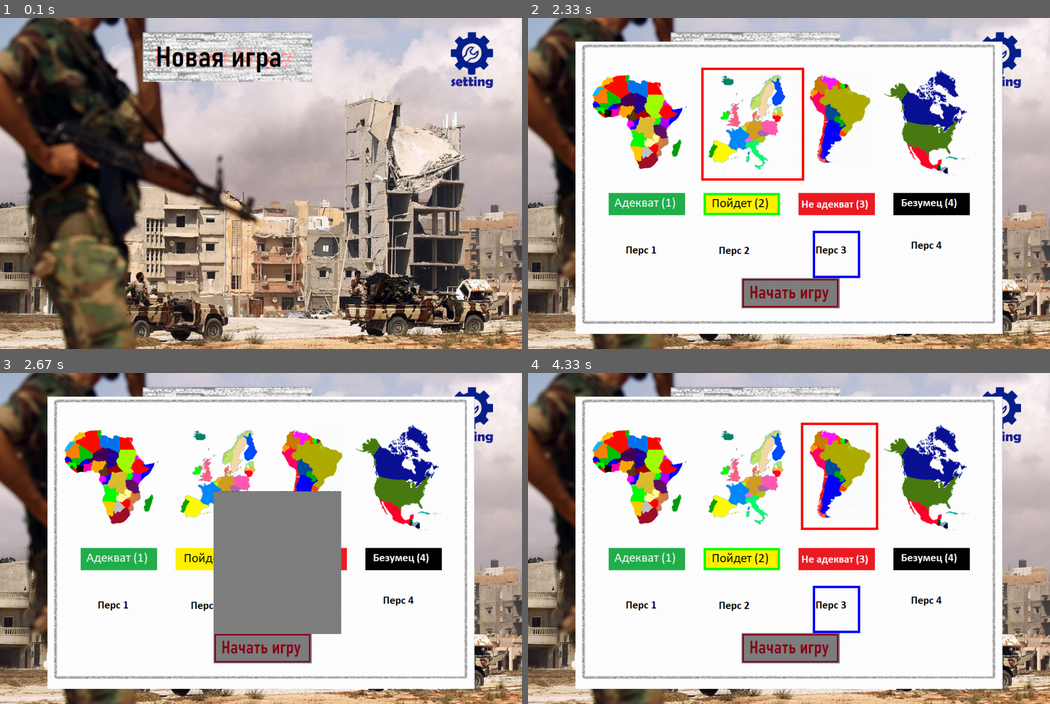
Above: before the commit, frames 1-4 (two rows, left to right).
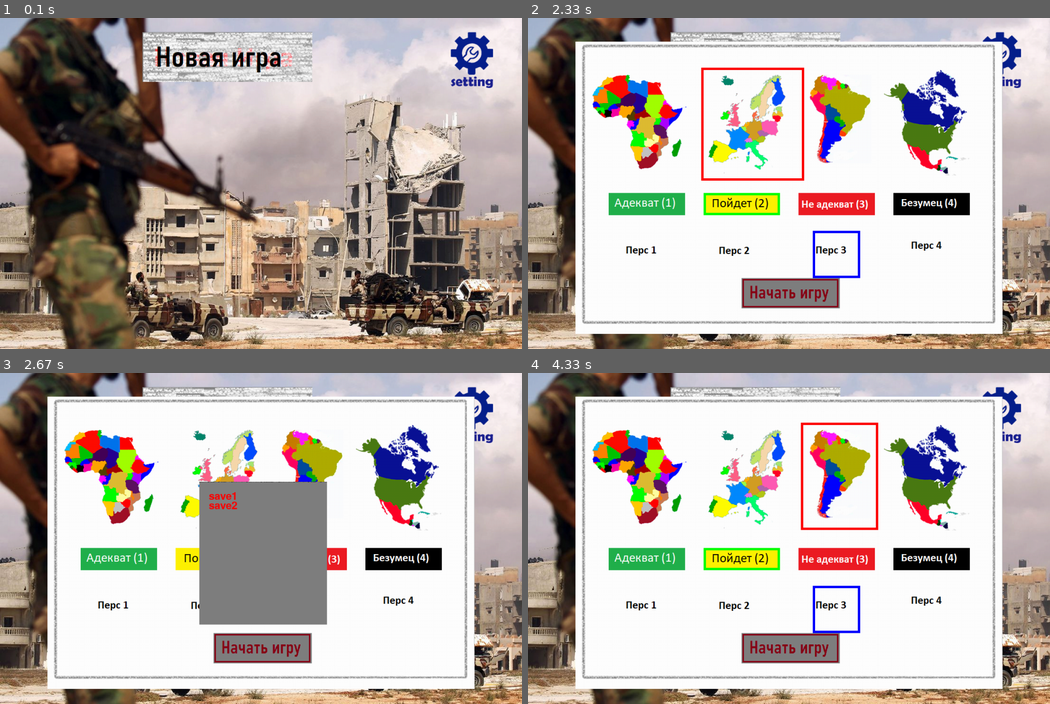
Above: after the commit, the same moments.

Repository: MaksaLicey/Pygame
Game: pygame game, started from main.py
Two runs of this game, one before a commit and one after it. Both use one fixed random seed, a clock stepped at 60 frames per second and the inputs below.
Inputs (mouse positions are in pixels of both pictures, inside the frame that each line leads up to):
- Up to frame 1 (0.1 s): no input
- Up to frame 2 (2.33 s): click (752, 57) at 0.38 s; press the mouse at (789, 292) at 0.7 s; move the mouse to (809, 272) at 0.8 s; release the mouse at (825, 253) at 0.93 s; press the mouse at (789, 292) at 1.03 s; move the mouse to (705, 206) at 1.13 s; release the mouse at (621, 120) at 1.27 s; press the mouse at (752, 123) at 1.37 s; move the mouse to (856, 97) at 1.47 s; release the mouse at (956, 70) at 1.6 s; click (757, 200) at 1.72 s; press the mouse at (757, 200) at 2.03 s; move the mouse to (757, 176) at 2.13 s; release the mouse at (757, 153) at 2.27 s
- Up to frame 3 (2.67 s): click (261, 647) at 2.38 s
- Up to frame 4 (4.33 s): press the mouse at (757, 555) at 3.7 s; move the mouse to (778, 601) at 3.8 s; release the mouse at (794, 647) at 3.93 s; press the mouse at (742, 611) at 4.03 s; move the mouse to (778, 528) at 4.13 s; release the mouse at (815, 445) at 4.27 s

Frames 1-2 are identical in both runs. In frame 3, 3.8% of the frame differs, in the area x 38-66%, y 32-79%; in frame 4, nothing differs.

Commit message:
file list reader

Diff:
--- a/main.py
+++ b/main.py
@@ -1,5 +1,6 @@
 import pygame as pg
 from special import *
+import pygame as pg
 
 selected = False
 selected_2 = False
@@ -69,7 +70,7 @@
                                      "btn_start_game.png",
                                      False, 'open_list', '')
 
-    sprite_file_menu = SpriteCreate(sprite_start_btn.rect.x + 350, sprite_start_btn.rect.y + 200,
+    sprite_file_menu = SpriteCreate(sprite_start_btn.rect.x + 320, sprite_start_btn.rect.y + 180,
                                     "file_list.png",
                                     False, '', '')
     # pygame.draw.rect(sprite_start_Afrika.rect.x, sprite_start_Afrika.rect.y, sprite_start_Afrika.rect)
@@ -209,6 +210,11 @@
                 if clicked_sprites_2[-1].prompt != '':
                     test_image = load_image(clicked_sprites_2[-1].prompt)
                     screen.blit(test_image, pos)
+        if sprite_file_menu.visible:
+            font = pg.font.Font(None, 32)
+            for i in range(len(get_files_list())):
+                screen.blit(font.render(get_files_list()[i], True, (255, 0, 0)),
+                            (sprite_file_menu.rect.x + 20, sprite_file_menu.rect.y + 20 + (i * 20)))
         pygame.display.update()
 
 
--- a/special.py
+++ b/special.py
@@ -1,6 +1,8 @@
 import pygame
 import os
 import sys
+from os import walk
+
 
 class SpriteCreate(pygame.sprite.Sprite):  # класс для создания спрайтов
     def __init__(self, rect_x, rect_y, file_name, visible_s, fuction_s, promt):
@@ -30,3 +32,11 @@
     # else:
     #     image = image.convert_alpha()
     return image
+
+
+def get_files_list():
+    f = []
+    for (dirpath, dirnames, filenames) in walk("saves"):
+        f.extend(filenames)
+        break
+    return f
Not shown, added: saves/save2
